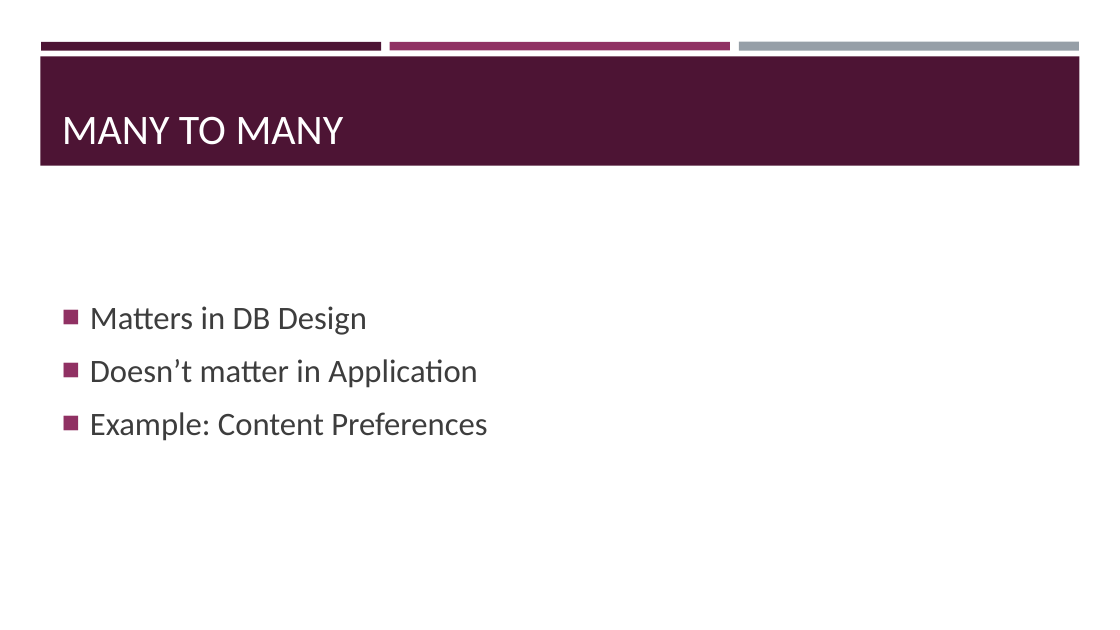
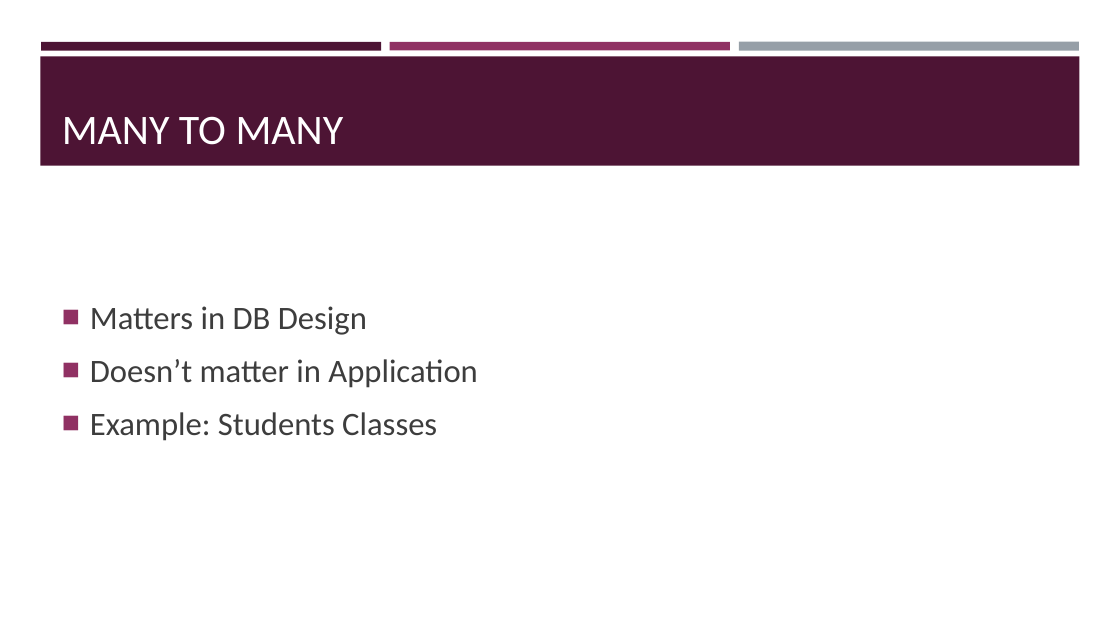
Before and after one commit to zaudtke/Presentations, a slide deck: slide 48 of embracesql/empbracesql.pptx (slide 44 before the commit). Drawn at 1120x630 pixels with LibreOffice and Linux fonts; fonts in the diff are those of the drawing. Boxes give left, top, right and bottom in pixels: in the first picture for what was removed or moved away, otherwise in the second. Text is boxed around its words. In the diff, an @@ line names an element or a change of style, - is before the commit and + after.

```diff
--- a/embracesql/empbracesql.pptx
+++ b/embracesql/empbracesql.pptx
@@ text at box(90, 412, 437, 441): text changed @@
-■ Example: Content Preferences
+■ Example: Students Classes
```
Also in this commit, not shown: 15 other slides changed, 6 slides added, 1 slide removed, 1 other file.
